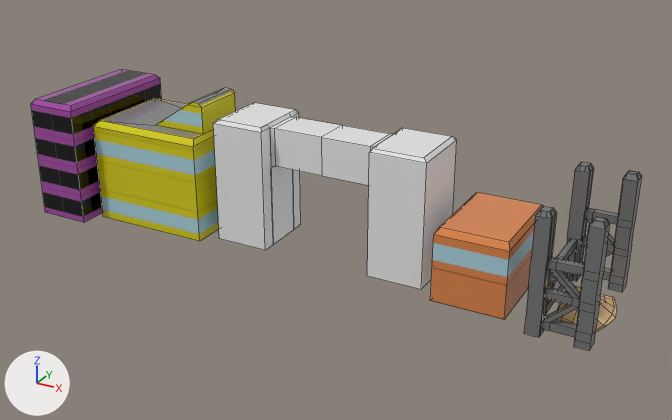
Before and after pictures for a commit that changed the FBX model Assets/TestScene/Mesh/tracks/Naka/RoadFlatsDescend.fbx.
Camera for both pictures: a 50 mm lens placed at (98.6, -103.7, 58.0), pointed at (41.6, -0.1, 6.2). The axes (+X, +Y, +Z) are drawn at lower left. The lights are the same throughout. Mesh edges are drawn as thin lines. Where no turn or scale is listed for an object, it has been applied to the vertices. Vertices at the same position are counted once.

The older version as bpy lines, for what is in view:
```python
mat_material_002 = principled_material('Material.002')
mat_material_002.base_color = (0.8, 0.8, 0.8)  # white #e7e7e7
mat_material_002.roughness = 0.4
mat_material_003 = principled_material('Material.003')
mat_material_003.base_color = (0.8, 0.8, 0.8)  # white #e7e7e7
mat_material_003.roughness = 0.4
me_cube_001 = bpy.data.meshes.new('Cube.001')
me_cube_001.from_pydata(...)  # 24 vertices, 20 faces; spans x -3.9..14.1, y -7.0..7.0, z -1.0..18.7
me_cube_001.materials.append(mat_material_001)  # picture img_4buildingstextu_png
me_cube_003 = bpy.data.meshes.new('Cube.003')
me_cube_003.from_pydata(...)  # 56 vertices, 46 faces; spans x -15.9..15.9, y -4.9..4.9, z -1.0..17.0
# faces by material slot: [12, 34]
me_cube_003.materials.append(mat_material_003)  # white #e7e7e7
me_cube_003.materials.append(mat_material_002)  # white #e7e7e7
me_plane = bpy.data.meshes.new('Plane')
me_plane.from_pydata(...)  # 49 vertices, 36 faces; spans x -2.41..4.49, y -5.04..5.05, z -0.01..2.96
me_plane.materials.append(mat_material_009)  # picture img_4buildingstextu_png
ob_flat_2 = bpy.data.objects.new('Flat 2', me_cube_001)
ob_flat_2.location = (9.0, 0.0, 1.0)
ob_flat_3 = bpy.data.objects.new('Flat 3', me_cube_003)
ob_flat_3.location = (41.0, 0.0, 1.0)
ob_plane = bpy.data.objects.new('Plane', me_plane)
ob_plane.location = (76.2, 0.0, 0.0)
# also in view: 'Flat 1' at (0.0, 0.0, 9.0); 'Flat 4' at (64.0, 0.0, 5.0); 'Flat 5' at (76.0, 0.0, 8.0)
```
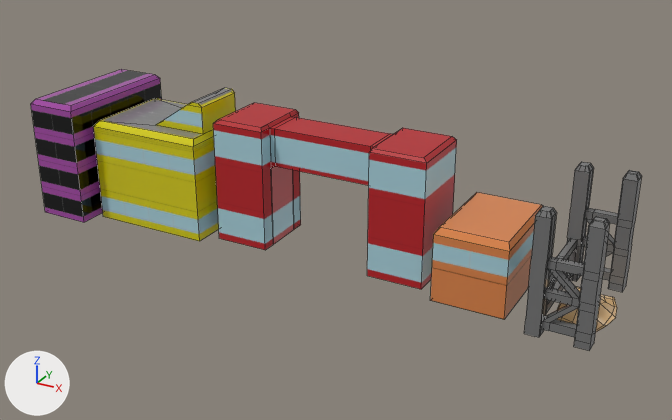
Where the change shows, as pixel boxes [x1, y1, x2, y2] in the pictures (672 x 420 px):
'Flat 3', surface changed, reshaped
    both: [213, 103, 457, 289]
part 1 of me_cube_003, cut back
    both: [275, 117, 389, 185]
part 2 of me_cube_003, surface changed
    both: [213, 103, 457, 289]

The change, as a list of edits to the scene's bpy script:
```text
Change mat_material_003:
    remove mat_material_003.base_color = (0.8, 0.8, 0.8)  # white #e7e7e7
    add mat_material_003.texture = img_4buildingstextu_png
    mat_material_003.roughness: 0.4 -> 0.0
Change mat_material_002:
    remove mat_material_002.base_color = (0.8, 0.8, 0.8)  # white #e7e7e7
    add mat_material_002.texture = img_4buildingstextu_png
Change me_cube_003:
    used by ob_flat_3; location = (41.0, 0.0, 1.0)
    remove me_cube_003.from_pydata(...)  # 56 vertices, 46 faces; spans x -15.9..15.9, y -4.9..4.9, z -1.0..17.0
    add me_cube_003.from_pydata(...)  # 52 vertices, 42 faces; spans x -15.9..15.9, y -4.9..4.9, z -1.0..17.0
    me_cube_003 part 1
    4 vertices are removed from x 0.0, y -2.8..2.8, z 11.1..16.5
    8 faces are deleted
    4 new faces join them, mat_material_002 (picture img_4buildingstextu_png)
    me_cube_003 part 2: 38 kept faces spanning x -15.9..15.9, y -4.9..4.9, z -1.0..17.0 get new texture (UV) coordinates
```
